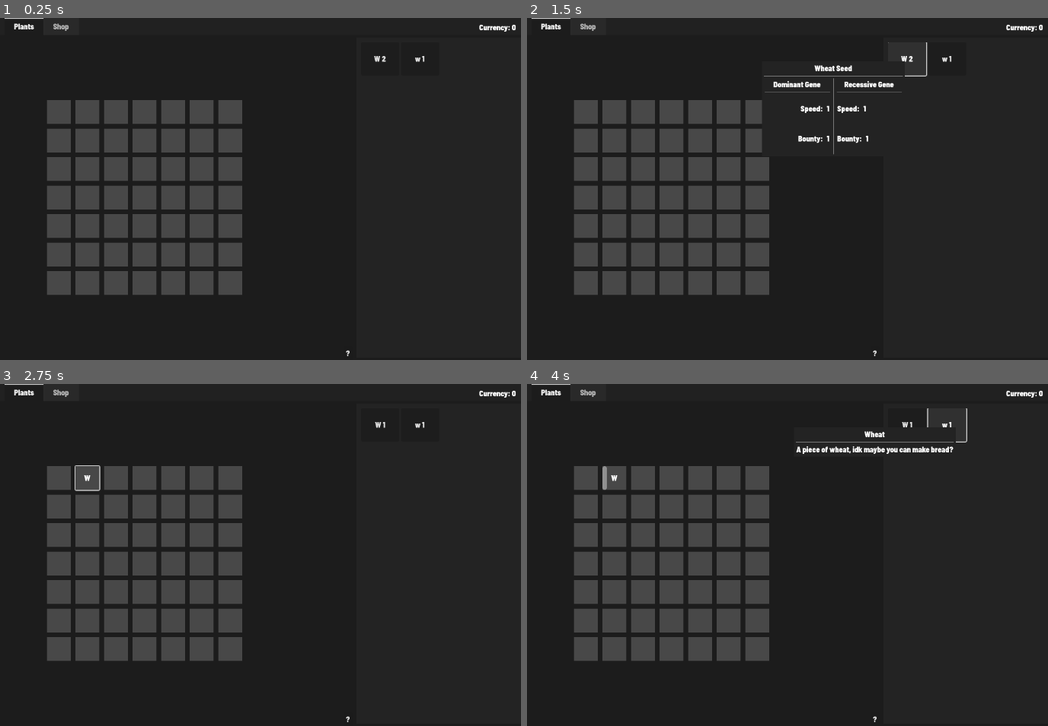
Above: before the commit, frames 1-4 (two rows, left to right).
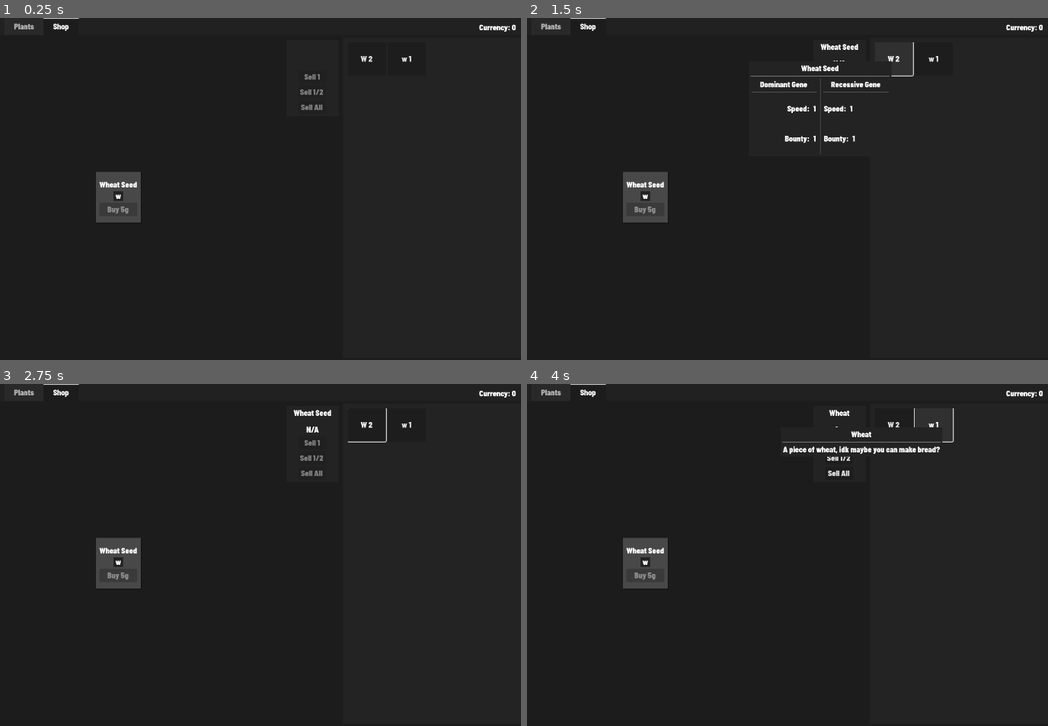
Above: after the commit, the same moments.

Repository: tylercchase/agricraft_godot
Game: Godot game, scene res://src/main.tscn
Same seed, same stepped clock (60 frames per second), same inputs: the game is played once before the commit and once after it. The engine's default icon, where the game draws it, is replaced by a stand-in: a white triangle on a blue panel in a dark square.
Inputs (mouse positions are in pixels of both pictures, inside the frame that each line leads up to):
- Up to frame 1 (0.25 s): no input
- Up to frame 2 (1.5 s): click (584, 113) at 0.52 s; click "W 2" at 1.25 s
- Up to frame 3 (2.75 s): click (88, 479) at 2.02 s
- Up to frame 4 (4 s): click (615, 479) at 2.75 s, where only the run before the commit has a clickable "W"; click "w 1" at 3.5 s

The runs differ from the first frame. In frame 1, 15% of the frame differs, in the area x 0-82%, y 0-99%; in frame 2, 16%; in frame 3, 16%; in frame 4, 16%.

Commit message:
feat: labels update on shop sell

Diff:
--- a/src/main.tscn
+++ b/src/main.tscn
@@ -37,9 +37,10 @@
 grow_vertical = 2
 size_flags_horizontal = 3
 size_flags_stretch_ratio = 2.0
-current_tab = 0
+current_tab = 1
 
 [node name="Plants" type="Control" parent="TabContainer"]
+visible = false
 layout_mode = 2
 metadata/_tab_index = 0
 
@@ -267,7 +268,6 @@
 inventory_manager = NodePath("../../../../../../../../../../../InventoryManager")
 
 [node name="Shop" type="MarginContainer" parent="TabContainer"]
-visible = false
 layout_mode = 2
 theme_override_constants/margin_left = 10
 theme_override_constants/margin_top = 10
--- a/src/shop/buy_item/sell_container.gd
+++ b/src/shop/buy_item/sell_container.gd
@@ -26,11 +26,20 @@
 
 
 func update_menu():
-    var disabled = selected_item == null
+    var disabled = selected_item == null || !selected_item.item.get('base_sell_price')
     sell_one_button.disabled = disabled
     sell_half_button.disabled = disabled
     sell_all_button.disabled = disabled
-
+    if selected_item != null:
+        pass
+        name_label.text = selected_item.item.name
+        if selected_item.item.get('base_sell_price'):
+            price_label.text = str(selected_item.item.base_sell_price) + ' g'
+        else:
+            price_label.text = 'N/A'
+    else:
+        name_label.text = ''
+        price_label.text = ''
 
 
 func sell_item(modifier: Modifier):
@@ -44,9 +53,8 @@
 
 
 func _on_set_selected_item(new_selected_item):
-    if new_selected_item && new_selected_item.item is InventoryItem && new_selected_item.item.base_sell_price:
+    if new_selected_item != null:
         selected_item = new_selected_item
-        print('selected a thing we can sell!')
     else:
         selected_item = null
     update_menu()
